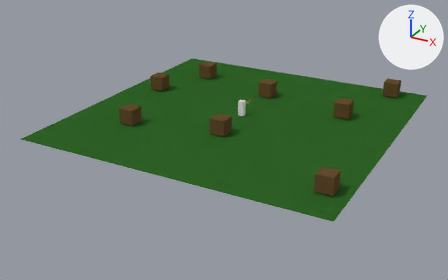
An edit to the Blender file UPBGE Engine FPS V.02 download free.blend, drawn before and after from the same camera.
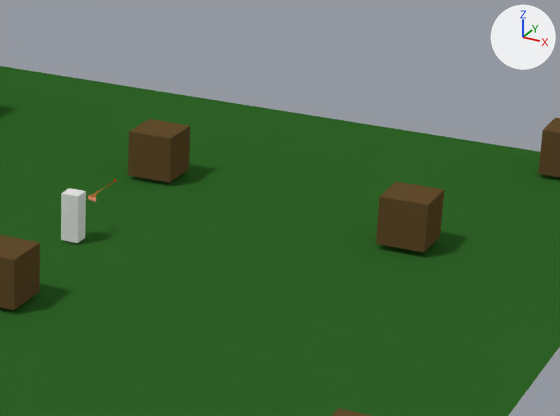
Each version appears first whole from a 50 mm lens placed at (35.2, -68.9, 30.3), pointed at (-1.2, -2.6, -2.8), and next in a close-up on the part from 49% to 87% of the width and 15% to 60% of the height. Arrows for +X, +Y and +Z are at upper right; the lights stay in place.
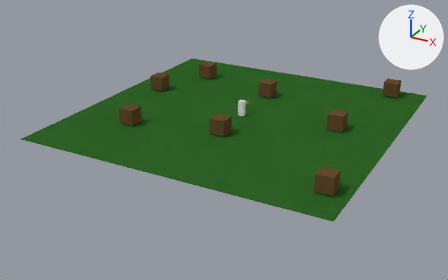
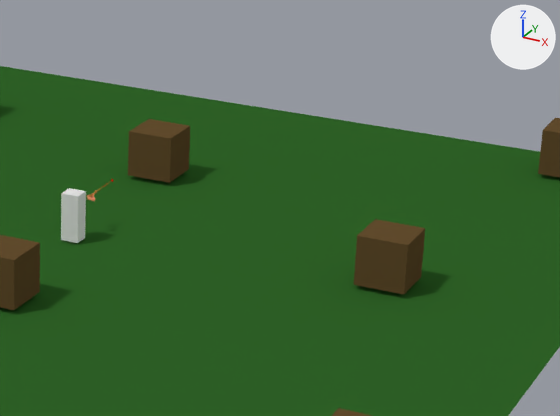
Changed parts and their boxes (x1, y1, x2, y2) in the close-ups (560 x 416 px):
'box.003', moved: before (376, 181, 444, 252); after (354, 219, 425, 294)

The change, as a list of edits to the scene's bpy script:
```text
Change ob_box_003:
    ob_box_003.location: (12.02, 5.97, 1.25) -> (12.68, 1.64, 1.19)
```
